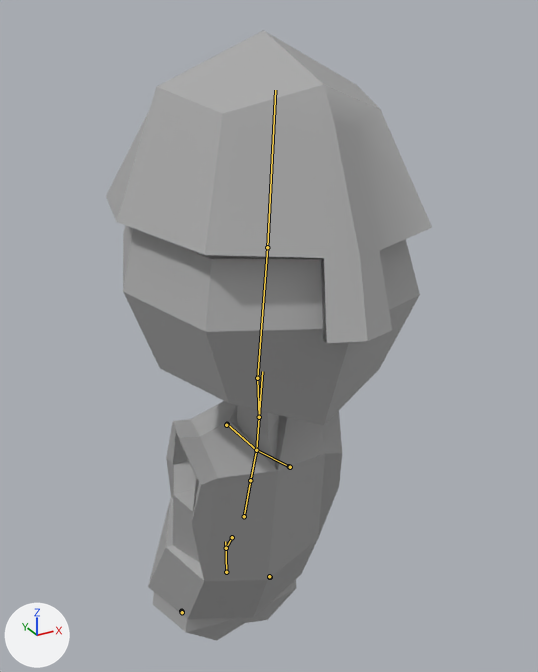
Before and after pictures for a commit that changed the FBX model Assets/ColtonAssets/Models/MainCharacter/MC_Run.fbx.
Rendered twice from a 50 mm camera at (-0.896, -1.946, 2.403) aimed at (0.069, -0.193, 1.526). Lighting does not change. The marker at lower left points along +X, +Y and +Z. Both versions are drawn at frame 14 of the action 'Take 001|BaseLayer'; the numbers are the values there. The bones that bend it are drawn over the model as lines.

The first picture shows 'MCHelmet', 'MC_model'.
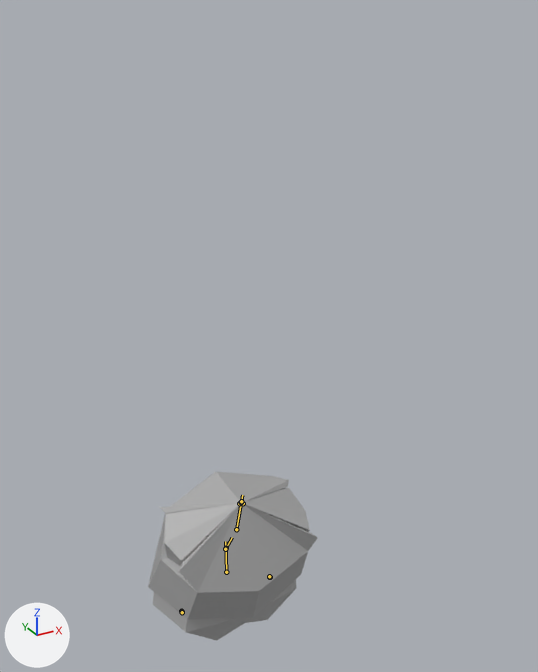
Patch to the scene script:
```diff
--- a/Assets/ColtonAssets/Models/MainCharacter/MC_Run.fbx.py
+++ b/Assets/ColtonAssets/Models/MainCharacter/MC_Run.fbx.py
@@ bone_spine1_jnt @@
 bone_spine1_jnt = bpy.data.objects['Global_ctrl'].pose.bones['Spine1_jnt']  # child of 'Spine1_ctrl'
-bone_spine1_jnt.location = (0.0, 0.0, 0.0)
+bone_spine1_jnt.location = (0.0, -10.8, 0.0)
@@ bone_spine2_ctrl @@
 bone_spine2_ctrl = bpy.data.objects['Global_ctrl'].pose.bones['Spine2_ctrl']  # child of 'Spine1_jnt'
-bone_spine2_ctrl.rotation_quaternion = (0.985, -0.135, -0.043, 0.006)  # degrees (-16, -5, 1)
+bone_spine2_ctrl.rotation_quaternion = (0.989, -0.138, -0.059, 0.008)  # degrees (-16, -7, 2)
@@ bone_spine2_jnt @@
 bone_spine2_jnt = bpy.data.objects['Global_ctrl'].pose.bones['Spine2_jnt']  # child of 'Spine2_ctrl'
-bone_spine2_jnt.location = (0.0, 0.0, 0.0)
+bone_spine2_jnt.location = (0.0, -18.0, 0.0)
@@ bone_spine3_jnt @@
 bone_spine3_jnt = bpy.data.objects['Global_ctrl'].pose.bones['Spine3_jnt']  # child of 'Spine2_jnt'
-bone_spine3_jnt.scale = (1.0, 1.0, 1.0)
+bone_spine3_jnt.scale = (0.01, 0.01, 0.01)
@@ bone_lshoulder_ctrl @@
 bone_lshoulder_ctrl = bpy.data.objects['Global_ctrl'].pose.bones['LShoulder_ctrl']  # child of 'Spine3_jnt'
-bone_lshoulder_ctrl.location = (0.0, 0.0, 0.0)
+bone_lshoulder_ctrl.location = (28.0, 0.0, 0.0)
@@ bone_rshoulder_ctrl @@
 bone_rshoulder_ctrl = bpy.data.objects['Global_ctrl'].pose.bones['RShoulder_ctrl']  # child of 'Spine3_jnt'
-bone_rshoulder_ctrl.location = (0.0, 0.0, 0.0)
+bone_rshoulder_ctrl.location = (-28.0, 0.0, 0.0)
@@ bone_head_jnt @@
 bone_head_jnt = bpy.data.objects['Global_ctrl'].pose.bones['Head_jnt']  # child of 'Neck_jnt'
-bone_head_jnt.scale = (1.0, 1.0, 1.0)
+bone_head_jnt.scale = (0.01, 0.01, 0.01)
```

What differs and where, as boxes [x1, y1, x2, y2] in the pictures (538 x 672 px):
'MC_model', posed: before [123, 225, 420, 640]; after [148, 472, 318, 640]
'MCHelmet', posed (not visible afterwards): before [106, 30, 432, 343]
bone 'Spine1_jnt', root to tip: before (232, 537) to (232, 537); after (225, 549) to (225, 549)
bone 'Spine2_ctrl', root to tip: before (244, 516) to (250, 480); after (236, 529) to (242, 495)
bone 'Spine2_jnt', root to tip: before (250, 480) to (256, 450); after (236, 529) to (241, 503)
bone 'Spine3_jnt', root to tip: before (256, 450) to (256, 450); after (241, 503) to (241, 503)
bone 'LShoulder_ctrl', root to tip: before (256, 450) to (262, 371); after (242, 502) to (242, 502)
bone 'RShoulder_ctrl', root to tip: before (256, 450) to (262, 371); after (240, 503) to (240, 502)
bone 'Head_jnt', root to tip: before (267, 247) to (275, 90); after (241, 501) to (241, 500)
